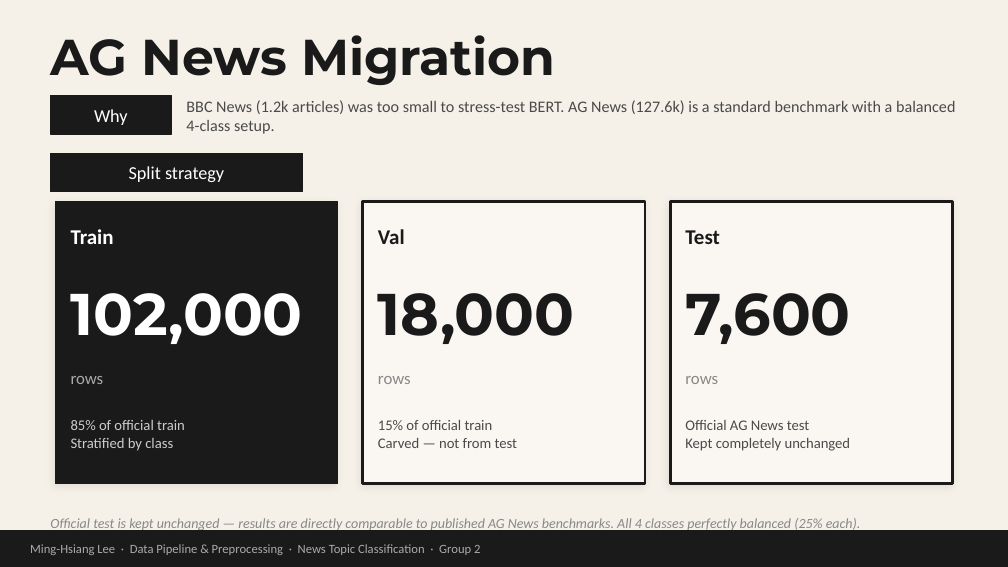
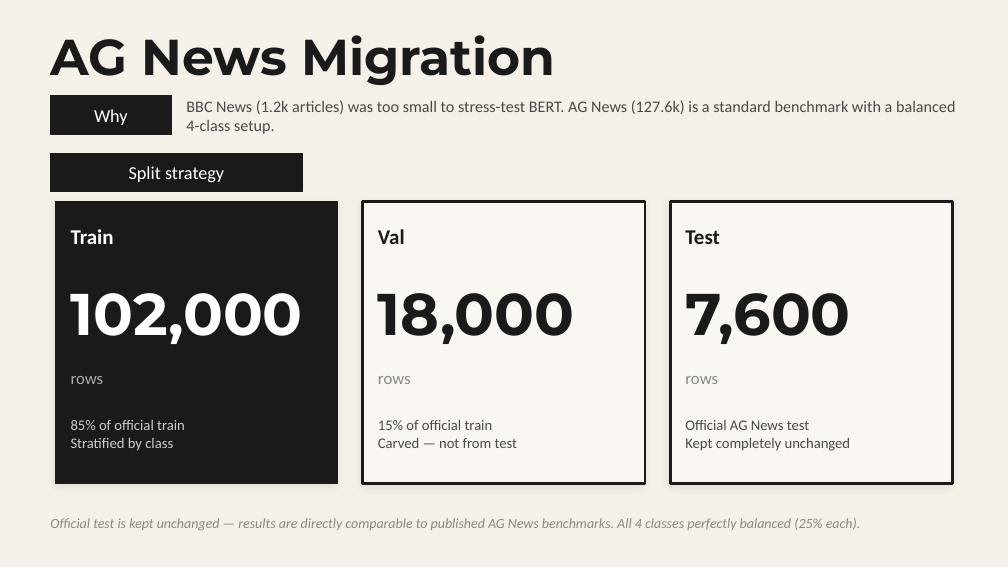
Before and after one commit to mhleethomas/News_Topic_Classification, a slide deck: slide 7 of thomas_presentation.pptx. Drawn at 1008x567 pixels with LibreOffice and Linux fonts; fonts in the diff are those of the drawing. Boxes give left, top, right and bottom in pixels: in the first picture for what was removed or moved away, otherwise in the second. Text is boxed around its words. In the diff, an @@ line names an element or a change of style, - is before the commit and + after.

```diff
--- a/thomas_presentation.pptx
+++ b/thomas_presentation.pptx
@@ rectangle removed at (0, 531, 1008, 566) @@
@@ text removed at (30, 544, 480, 555) @@
-Ming-Hsiang Lee · Data Pipeline & Preprocessing · News Topic Classification · Group 2
```
Also in this commit, not shown: 7 other slides changed, 1 slide removed.
